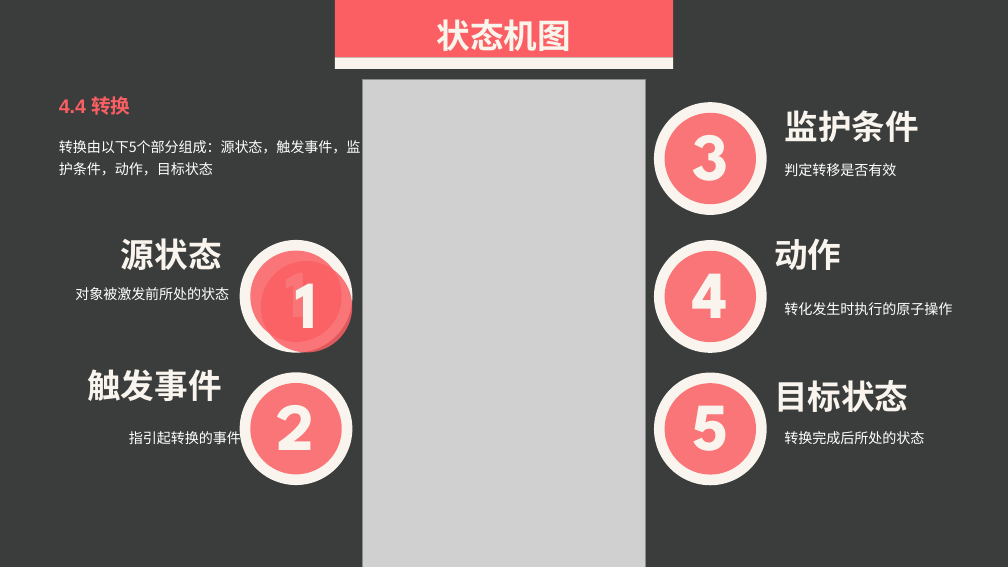
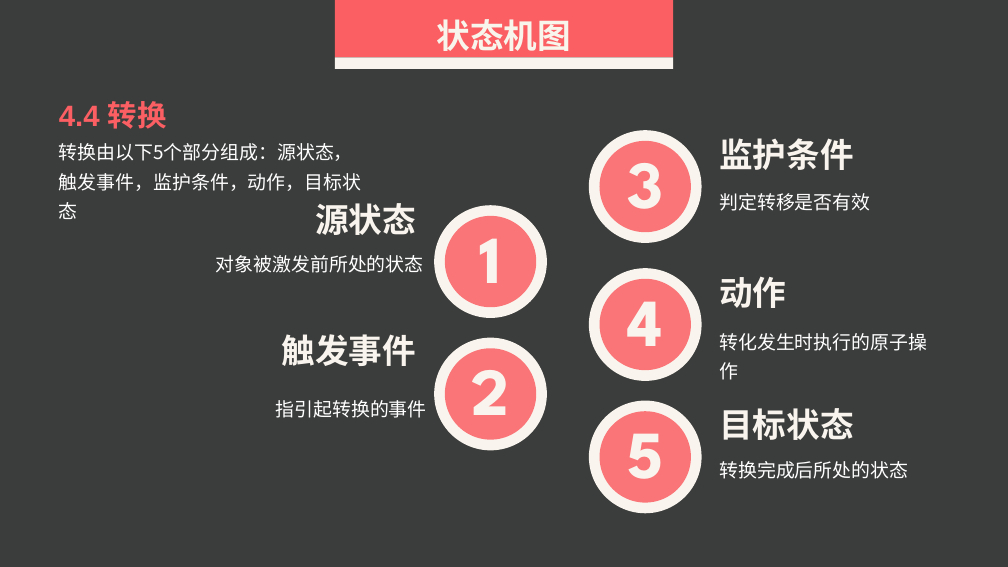
Before and after one commit to SarielX98/PRD2018G14, a slide deck: slide 53 of 受控文档/PPT/PRD2018-G14-UML基础I.pptx. Drawn at 1008x567 pixels with LibreOffice and Linux fonts; fonts in the diff are those of the drawing; grey boxes stand for pictures. Boxes give left, top, right and bottom in pixels: in the first picture for what was removed or moved away, otherwise in the second. Text is boxed around its words. In the diff, an @@ line names an element or a change of style, - is before the commit and + after.

```diff
--- a/受控文档/PPT/PRD2018-G14-UML基础I.pptx
+++ b/受控文档/PPT/PRD2018-G14-UML基础I.pptx
@@ text "4.4 转换" at [59, 101, 167, 129]: size 18.6 to 28 pt @@
@@ picture removed at [362, 80, 645, 567] @@
@@ 6 ellipses, 1 text: place and size @@
-6 ellipses, 1 text at [654, 102, 918, 485]
+6 ellipses, 1 text at [589, 130, 853, 513]
@@ text "源状态": place and size @@
-text "源状态" at [121, 238, 222, 270]
+text "源状态" at [315, 203, 416, 235]
@@ text "判定转移是否有效": place and size @@
-text "判定转移是否有效" at [784, 163, 896, 176]
+text "判定转移是否有效" at [719, 193, 870, 211]
@@ text "对象被激发前所处的状态": place and size @@
-text "对象被激发前所处的状态" at [75, 287, 229, 300]
+text "对象被激发前所处的状态" at [216, 255, 424, 273]
@@ ellipse removed at [261, 261, 352, 352] @@
-1
@@ text "动作": place and size @@
-text "动作" at [774, 238, 841, 270]
+text "动作" at [719, 276, 786, 308]
@@ text "触发事件": place and size @@
-text "触发事件" at [87, 369, 221, 401]
+text "触发事件" at [282, 334, 416, 366]
@@ text "转化发生时执行的原子操作": place and size @@
-text "转化发生时执行的原子操作" at [784, 302, 952, 315]
+text "转化发生时执行的原子操作" at [719, 333, 927, 380]
@@ 4 ellipses: place and size @@
-4 ellipses at [240, 240, 352, 485]
+4 ellipses at [434, 205, 547, 451]
@@ size 13.3 to 18 pt in 6 elements at [59, 143, 361, 219], [719, 193, 870, 211], [719, 461, 908, 479], [719, 333, 927, 380], [216, 255, 424, 273], [276, 400, 427, 418] @@
@@ text "指引起转换的事件": place and size @@
-text "指引起转换的事件" at [129, 429, 241, 444]
+text "指引起转换的事件" at [276, 400, 427, 418]
@@ text "目标状态": place and size @@
-text "目标状态" at [774, 380, 908, 412]
+text "目标状态" at [719, 408, 853, 440]
@@ text "转换完成后所处的状态": place and size @@
-text "转换完成后所处的状态" at [784, 431, 924, 444]
+text "转换完成后所处的状态" at [719, 461, 908, 479]
```
Also in this commit, not shown: 45 other slides changed.
